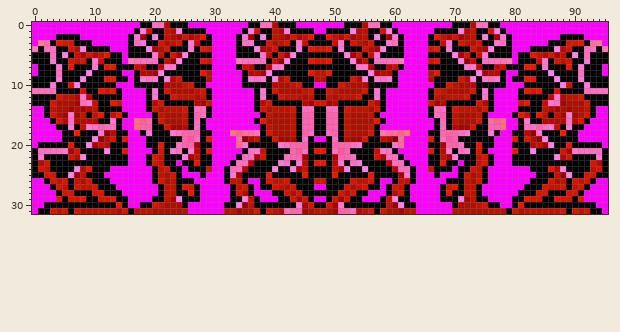
Two states of a sprite sheet, GameCastlevania/04-Collision/textures/enemy/12.png. Above: the version before the commit.
The file is 96x32 pixels. Colours within 5 levels of each other are drawn and written as one.
Now the later version:
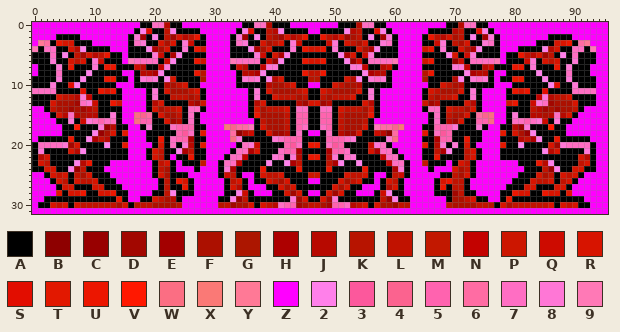
Palette (. is transparent): A #000000  B #8e0000  C #980000  D #a20700  E #a30000  F #ac1000  G #ac1600  H #ad0000  J #b70900  K #b71400  L #c11200  M #c21800  N #c30200  P #cc1600  Q #cd0b00  R #d71400  S #e20d00  T #e21800  U #ec1600  V #ff1800  W #fb6e83  X #fa7976  Y #ff7996  Z #ff00ff  2 #ff80ea  3 #fc589c  4 #fb638f  5 #ff63af  6 #ff6ca3  7 #ff6ec3  8 #ff77d6  9 #ff79b6
Diff:
Changed rows in their new state; - is an unchanged pixel.
first column x 0:
 0 -------------------------Z---------A-7-JA--Z-------A--J7-A-Z---------A-J77AAZZ------------------
 1 -----------------------2A---Z-----A2SA-LJ2A---Z-A---2JLA-S2AZ-----A---JLAAS2AZZ-----------------
 2 -----------------------DRJLUAZ---A8EA2ALFDRJLUA-ULJRDFLA2AE8AZ---AULJRFLA2-E8AZZ------AA--ZZ----
 3 -----------------------RA8QA-Z---A78A-RFLRA8QA---Q8ARLFRA-87AZ---A-Q8ALFRAA87AZZ----AA-RRUA6YZZ-
 4 -------------------------8AUPZ---A--2HFRA--8AUR-UA8A--RFH2A--Z---PUA8A-RFH2AA-ZZ-AA--2JRAA77A9ZZ
 5 -----------------------H2A---Z---A---8QARH2A-------2HRAQ8A---Z---A---2RAQ8AA--Z-AULJRDLA2-7-A-ZZ
 6 -----------------------2A--UPZ---97---AQC2A--UR-UA--2CQA7---9Z---PUA--CQA77--9ZAA-Q8ARL-AA8-A-ZZ
 7 -----------------------A-----Z---AQJA-N8-A-----------8-NA-JQAZ---A----88NAAJQAA-UUA8-A-U-8-A-ZZ-
 8 ---------------------------UKZ----AJ-H2A-----UL-UA-----2HJ-AZ----KUA----2HJJAZZAA---2-A--7-A-ZZ-
 9 -----------------------RA---GZ----A878A2JRA---K-A---RJ2A878AZ----GA---J2A87-AZ-AUUAA-2-A-8-A--ZZ
10 ------------------------LRA-Z-----A----JF-LRA-Z-A-RLF-JA----Z-----A-RLFJAA---ZZ-AA----2SAA8-A-ZZ
11 --------------------------LRAZ------A8ARF---LRA-RLF---RA8AZ------ARLF--RA8-ZZ--AUR-AAS-A--77--ZZ
12 -----------------------L--FLAZ------A8A-RL--FLA-LFL--RA-8AZ------ALFL-RAA8-ZZ--AA---N8JLLRAA--ZZ
13 --------------------------JDPZ------AJRA----JDR-DJA----RJAZ------PDJA---RJAZZ--PUAAQ87DFF-RAA-ZZ
14 ------------------------RA7-AZ------ARFL--RA7-A-7-ARL--FRAZ------A7-ARL-FRAZZ--AA--LJDF--FLAZZ--
15 --ZARJ7JFJJA-8AZ-W46-R--LA7AZZ------AUFF--LA5-A-5-ALF---U-----------ALF-RA64W--A8AAJJFJ7JRAZZZ--
16 ---ZAA8AQ87577----55-ARDJA7AZ---------L---LA5-A-5-ALF--LAZZ-------A7AJDRAA55WZZA77578QA8AAZZZ---
17 ----Z-AVAAA8CJ-A-ZA8--A7555A----X4669ARF--LA57A-7-ALF--RA9664X---AA5558AAA8-ZZAAJC8AAAVA-ZZZ----
18 -------A--2CFR-T--ZA---A537ATZ---6BJQA--DDJA7AZZ--AJDDRAAQJB-ZZ--T-73-AAA--ZZZTARFC2A---AZZ-----
19 -AAAA-U--2HLJA-A-----U-75-HA-Z---W8AAA--87555A-AA55578AA--A8WZ---AAH55A-U--ZZ-AAAJLH2A-U---AA---
20 A77778DR-AAA2--T---Z-R-7A8JATZ----A78Q---A537AUU-73-AAA-Q87-ZZ---T-J8A8AR-ZZZ-TA-2-AAARD87777-Z-
21 -8AAAARJ2---A--A---ARL-A2HLA-Z---A77HRA--75-HA-AAH557---RH7------AALH2-ALRAZ--AAA--A-2JRAAAA8AZZ
22 -JR---AAA--------------Z-AUA-Z--A77NAAA-87A8JAUU-J8A78---AN------A-UAAA-LRAZZ-AA-------AAA-RJ-ZZ
23 -RL----2JU---ZZZ---ZA-R----AMZ-A77NAA--2-A2HLA-AALH2-A2----------M--AZ-RL-ZZZ---Z---UJ2----LRAZZ
24 -ARR--2CLA--Z---------F-Z-Z-ZZ-A8HAA--U-A--AUA---UAAA--U----H8AZ--AZZZRFLAZZ------A--LC2A-RR-AZZ
25 ZZA-LRALFR--A--------R-A-A--Z--AQLAZZ-RLLR---APP--A-RLLRAZZ-LQAZ---ZAALF-AZZ-----AAARFLARLR-ZZZZ
26 --ZARL-RLLR--A------ZALAUR-------LR--A---F----ZZA--RFLRAAZARLAZZ---ARULLAZZZ----AAARLL-A-RAZZZ--
27 ---ZARRAAA-R--A--------A--AZ----ARJAZ-Z-AR-----AA-RF-AAZZZAJ-AZ----AUALLAZZ----AAARR-AAR--ZZZ---
28 ----TA-RU-A-RU-A----A--2--AZ----A-2Q-------D--ZZ-RD-AAZZ-AQ2AAZ----A-ADLAAZ---AAURR-AURR-TZZ----
29 --AAA-AAA--AAAU---AARLFJAZZZ---AA2CLA-AAA--8---ARD8AA--AAALC--------Z-FFLR----AU--AAA--AAA-A----
30 -A-RLR-RLLLLLLFRAKLLFF--KZ-----KLDFFR-RLJ755DFLLFD557JLR-RFFDLKZ-----KFF---LK-RFLLLLLLR-RLR--Z--
31 -ZZZZZZZZZZZZZZZZZZZZZZZZZ------ZZZZZZZZZZZZZZZZZZZZZZZZZZZZZZZZ------ZZZZZZZZZZZZZZZZZZZZZZZZZ-
